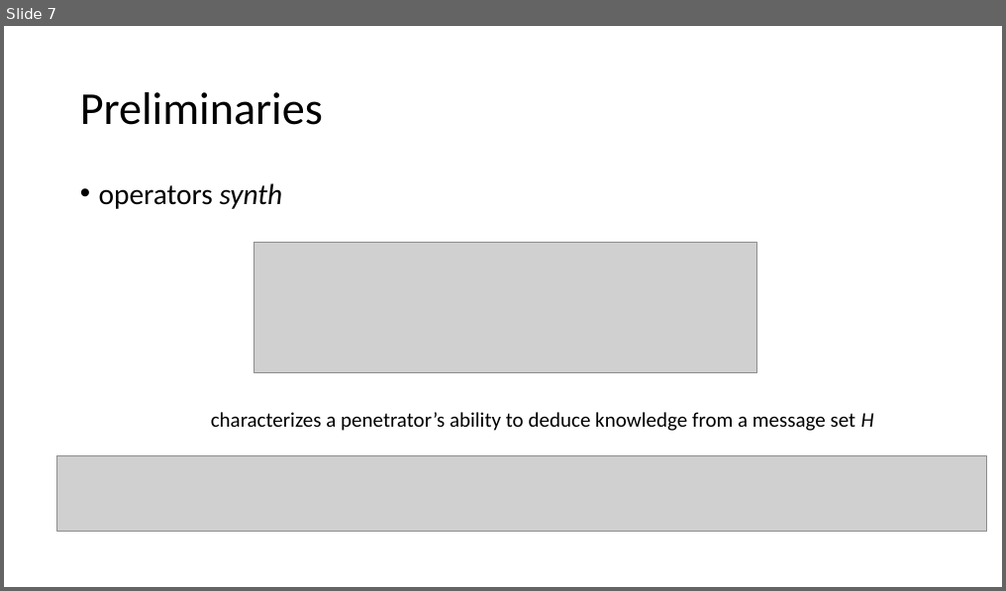
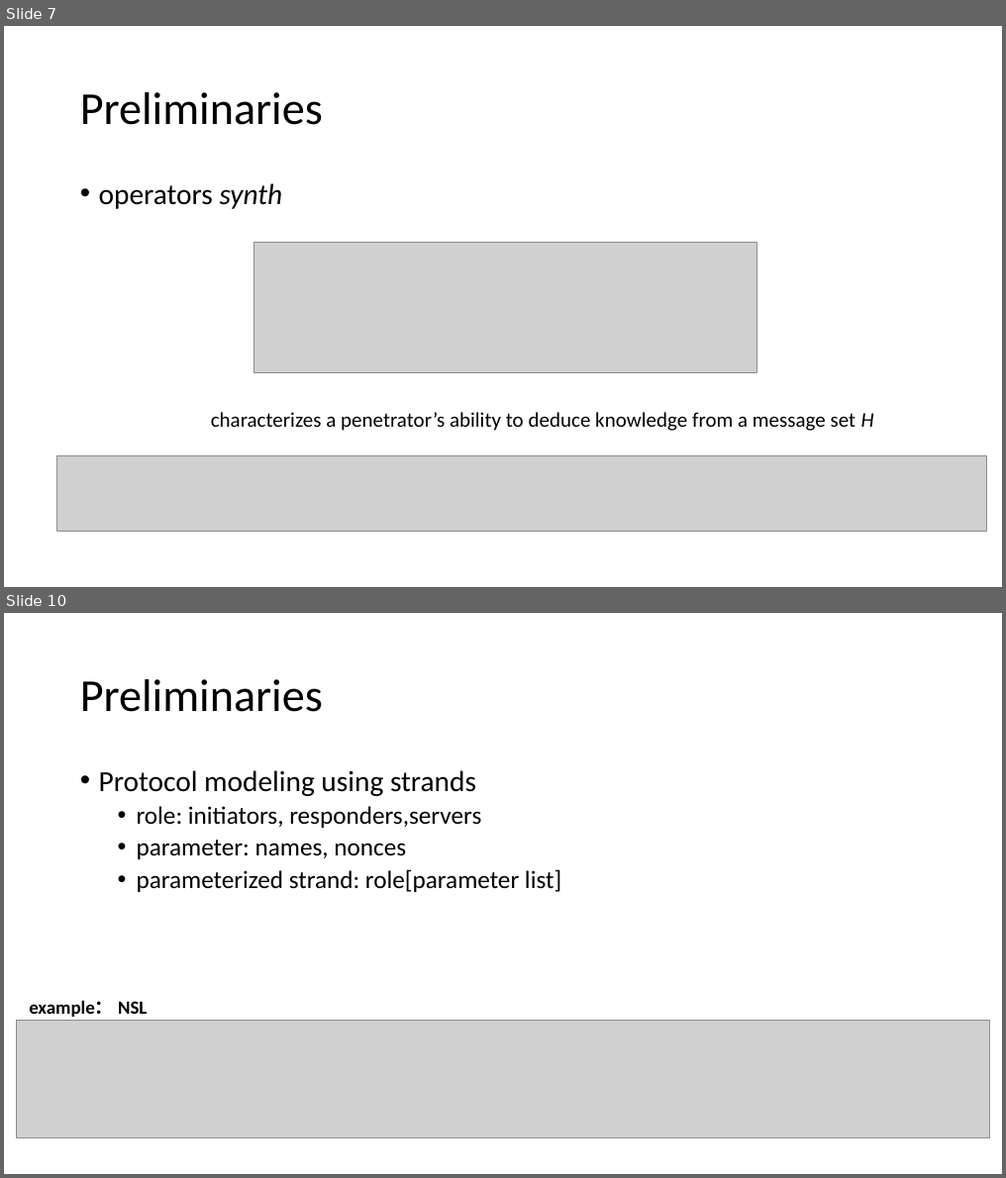
Before and after one commit to bacmive/paper_notes, a slide deck: notes7-strand space.pptx. Shown one above the other, each under a label of ours: slide 7 before the commit, slides 7 and 10 after it; the slides between them are not shown. The pictures are 1006x591 and 1006x1178 pixels, drawn with LibreOffice and Linux fonts; fonts in the diff are those of the drawing; grey boxes stand for pictures. Boxes give left, top, right and bottom in pixels: in the first picture for what was removed or moved away, otherwise in the second. Text is boxed around its words. In the diff, an @@ line names an element or a change of style, - is before the commit and + after.

Commit message:
strand

```diff
--- a/notes7-strand space.pptx
+++ b/notes7-strand space.pptx
@@ slide 10 added at (x1=4, y1=613, x2=1002, y2=1174), background #FFFFFF @@
@@ title added at (x1=80, y1=679, x2=323, y2=712), 44 pt, text #000000 @@
+Preliminaries
@@ text added at (x1=99, y1=770, x2=561, y2=892), 24 pt, text #000000 @@
+• Protocol modeling using strands
+  • role: initiators, responders,servers
+  • parameter: names, nonces
+  • parameterized strand: role[parameter list]
@@ picture added at (x1=17, y1=1020, x2=990, y2=1138) @@
@@ text added at (x1=29, y1=1000, x2=147, y2=1017), 18 pt, text #000000, bold @@
+example： NSL
```
Also in this commit, not shown: 6 other slides added, 1 slide removed.
